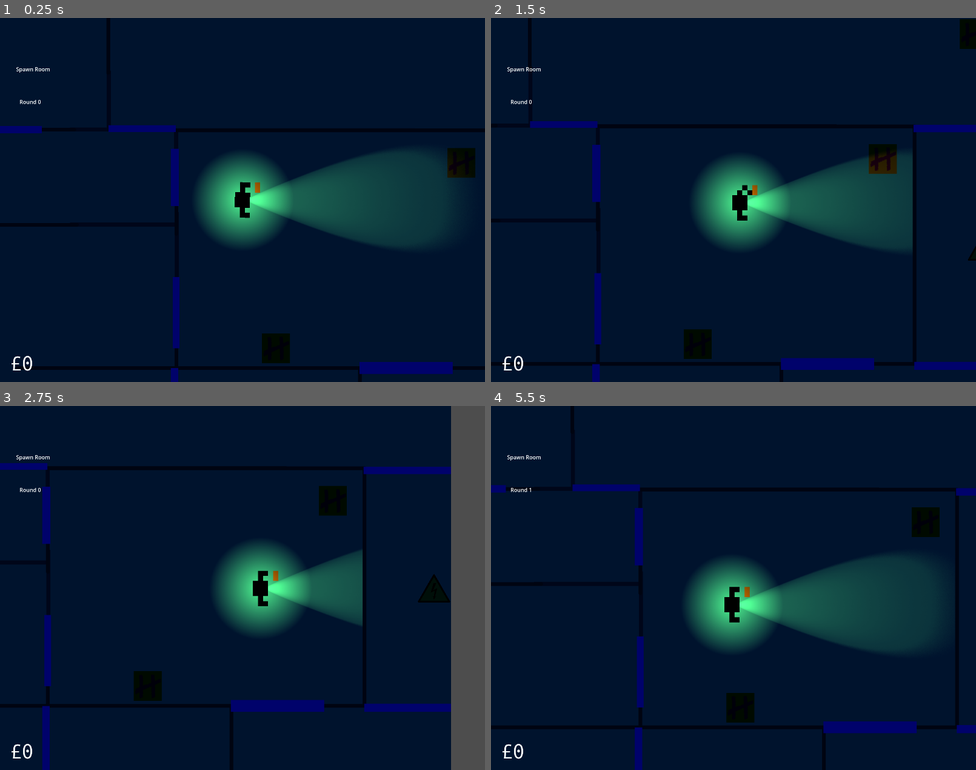
Above: before the commit, frames 1-4 (two rows, left to right).
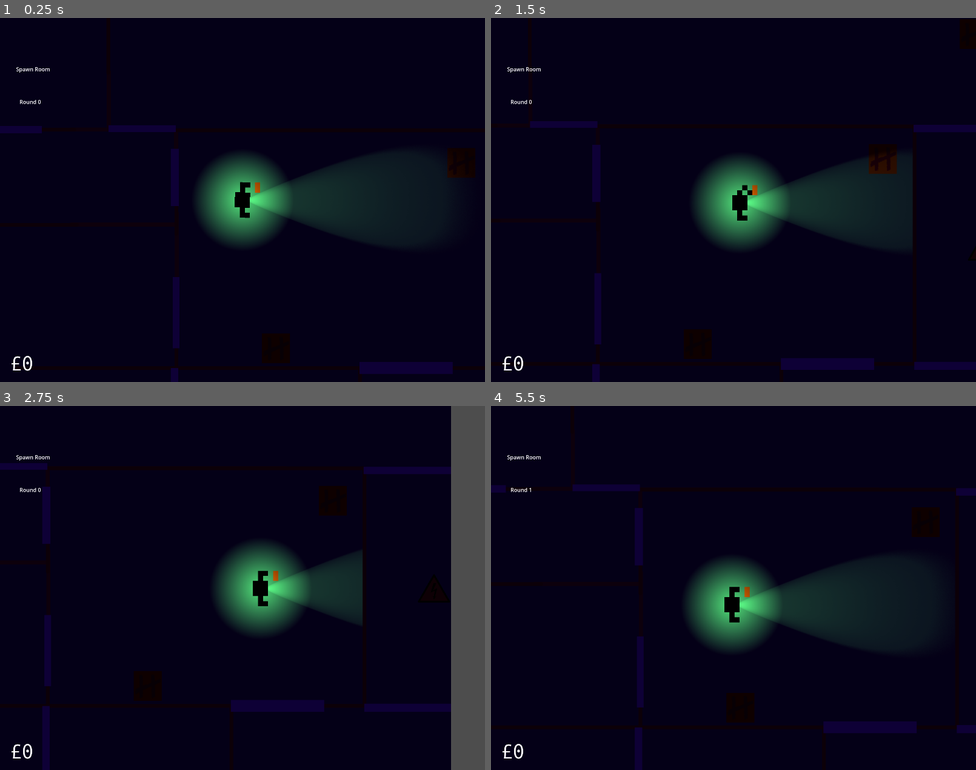
Above: after the commit, the same moments.

Repository: hamzuh/DoubleTap
Game: Godot game, scene res://basescene.tscn
Same seed, same stepped clock (60 frames per second), same inputs: the game is played once before the commit and once after it.
Inputs (mouse positions are in pixels of both pictures, inside the frame that each line leads up to):
- Up to frame 1 (0.25 s): no input
- Up to frame 2 (1.5 s): tap Enter (ui_accept) at 0.5, 0.77 s; move the mouse to (840, 181) at 0.52 s; hold Right (ui_right) 0.53-1.28 s; right-click (840, 181) at 0.6 s; move the mouse to (636, 218) at 1.27 s; hold Down (ui_down) from 1.28 s (still down); click (636, 218) at 1.35 s
- Up to frame 3 (2.75 s): tap Enter (ui_accept) at 1.52 s; move the mouse to (291, 507) at 2.02 s; release Down (ui_down) at 2.03 s; hold Right (ui_right) from 2.03 s (still down); right-click (291, 507) at 2.1 s
- Up to frame 4 (5.5 s): move the mouse to (709, 660) at 2.77 s; release Right (ui_right) at 2.78 s; hold Up (ui_up) 2.78-3.53 s; click (709, 660) at 2.85 s; tap Enter (ui_accept) at 3.02, 3.77, 4.52 s; move the mouse to (879, 642) at 3.52 s; hold Left (ui_left) 3.53-5.03 s; right-click (879, 642) at 3.6 s; move the mouse to (588, 533) at 4.27 s; click (588, 533) at 4.35 s; move the mouse to (757, 588) at 5.02 s; hold Down (ui_down) from 5.03 s (still down); right-click (757, 588) at 5.1 s

The runs differ from the first frame. In frame 1, 9.9% of the frame differs, in the area x 0-97%, y 29-100%; in frame 2, 7.9%; in frame 3, 4.9%; in frame 4, 10%, in the area x 0-100%, y 21-100%.

Commit message:
Added muzzle flash effects and created powerup icons.

Diff:
--- a/Entities/Weapon.tscn
+++ b/Entities/Weapon.tscn
@@ -1,6 +1,8 @@
 [gd_scene format=3 uid="uid://d0360nvb08v21"]
 
 [ext_resource type="Script" uid="uid://c6itfcxidb1f5" path="res://Scripts/Weapons/weapon.gd" id="1_6b18g"]
+[ext_resource type="Texture2D" uid="uid://32sdif37gyra" path="res://Art/Light Textures/muzzlesprite.png" id="2_al4sa"]
+[ext_resource type="Texture2D" uid="uid://bnecif6n6mweb" path="res://Art/Light Textures/crazybigflash.png" id="2_gfs5o"]
 
 [sub_resource type="Curve" id="Curve_6b18g"]
 _data = [Vector2(0, 0.54706186), 0.0, 0.0, 0, 0, Vector2(1, 1), 0.0, 0.0, 0, 0]
@@ -8,7 +10,7 @@
 
 [sub_resource type="Gradient" id="Gradient_6b18g"]
 offsets = PackedFloat32Array(0, 0.176, 0.984)
-colors = PackedColorArray(1, 0.4862745, 0, 0, 0.9319993, 0.51266694, 2.3102762e-06, 1, 0.9999998, 0.8988454, 0.44170848, 1)
+colors = PackedColorArray(1, 0.4862745, 0, 0, 0.9319993, 0.51266694, 2.3102762e-06, 1, 0.9999992, 0.8763654, 0.28161183, 1)
 
 [node name="Weapon" type="Node2D" unique_id=62659546]
 script = ExtResource("1_6b18g")
@@ -28,3 +30,22 @@
 gradient = SubResource("Gradient_6b18g")
 begin_cap_mode = 2
 end_cap_mode = 2
+
+[node name="Muzzle" type="Node2D" parent="." unique_id=1736208642]
+
+[node name="MuzzleSprite" type="Sprite2D" parent="Muzzle" unique_id=1914110987]
+z_index = -1
+position = Vector2(70, 0)
+texture = ExtResource("2_al4sa")
+
+[node name="MuzzleFlash" type="PointLight2D" parent="Muzzle" unique_id=387861473]
+color = Color(1, 0.7607843, 0, 1)
+energy = 1.66
+shadow_enabled = true
+texture = ExtResource("2_gfs5o")
+offset = Vector2(370, 0)
+
+[node name="AudioStreamPlayer2D" type="AudioStreamPlayer2D" parent="." unique_id=1521119055]
+volume_db = -12.822
+max_polyphony = 5
+bus = &"Weapons"
--- a/Entities/followerenemy.tscn
+++ b/Entities/followerenemy.tscn
@@ -5,6 +5,10 @@
 
 [sub_resource type="CircleShape2D" id="CircleShape2D_7upyn"]
 radius = 17.0
+
+[sub_resource type="OccluderPolygon2D" id="OccluderPolygon2D_swvey"]
+cull_mode = 1
+polygon = PackedVector2Array(-18, -18, -18, 18, 18, 18, 18, -18)
 
 [node name="Enemy" type="CharacterBody2D" unique_id=1914469750 groups=["Enemy"]]
 z_index = 2
@@ -23,4 +27,7 @@
 wait_time = 0.2
 autostart = true
 
+[node name="LightOccluder2D" type="LightOccluder2D" parent="." unique_id=1474520109]
+occluder = SubResource("OccluderPolygon2D_swvey")
+
 [connection signal="timeout" from="Timer" to="." method="_on_timer_timeout"]
--- a/Entities/player.tscn
+++ b/Entities/player.tscn
@@ -200,6 +200,7 @@
 texture_scale = 1.2
 
 [node name="Flashlight" type="PointLight2D" parent="." unique_id=902210503]
+energy = 0.67
 shadow_enabled = true
 texture = ExtResource("28_jcafi")
 offset = Vector2(380, -6)
--- a/Scripts/Weapons/Guns/Pistol.tres
+++ b/Scripts/Weapons/Guns/Pistol.tres
@@ -1,6 +1,7 @@
 [gd_resource type="Resource" script_class="WeaponStat" format=3 uid="uid://vkl1ec0pkve3"]
 
 [ext_resource type="Script" uid="uid://cuw8gyyfc3ugm" path="res://Scripts/Weapons/WeaponStat.gd" id="1_d3o64"]
+[ext_resource type="AudioStream" uid="uid://c1n4thfdr214k" path="res://Audio/Weapons/Pistol/pistol_fire1.wav" id="1_d8tw1"]
 [ext_resource type="Texture2D" uid="uid://l2qte2qd7q3b" path="res://Art/Weapons/Pistol/pistol.png" id="2_0ww15"]
 
 [resource]
@@ -11,4 +12,5 @@
 damage = 25.0
 knockback = 150.0
 texture = ExtResource("2_0ww15")
+fireSFX = Array[AudioStream]([ExtResource("1_d8tw1")])
 metadata/_custom_type_script = "uid://cuw8gyyfc3ugm"
--- a/Scripts/Weapons/Guns/SMG.tres
+++ b/Scripts/Weapons/Guns/SMG.tres
@@ -1,7 +1,10 @@
 [gd_resource type="Resource" script_class="WeaponStat" format=3 uid="uid://dxlqrikk4xf35"]
 
+[ext_resource type="AudioStream" uid="uid://dwdu2p0tr3kg7" path="res://Audio/Weapons/SMG/mac10_01.wav" id="1_8pjg1"]
 [ext_resource type="Script" uid="uid://cuw8gyyfc3ugm" path="res://Scripts/Weapons/WeaponStat.gd" id="1_8ujca"]
+[ext_resource type="AudioStream" uid="uid://85gl7ncgqta1" path="res://Audio/Weapons/SMG/mac10_02.wav" id="2_2i05l"]
 [ext_resource type="Texture2D" uid="uid://l2qte2qd7q3b" path="res://Art/Weapons/Pistol/pistol.png" id="2_ubfou"]
+[ext_resource type="AudioStream" uid="uid://ot7ssxudrpas" path="res://Audio/Weapons/SMG/mac10_03.wav" id="3_e2eum"]
 
 [resource]
 script = ExtResource("1_8ujca")
@@ -12,4 +15,5 @@
 damage = 10.0
 knockback = 100.0
 texture = ExtResource("2_ubfou")
+fireSFX = Array[AudioStream]([ExtResource("1_8pjg1"), ExtResource("2_2i05l"), ExtResource("3_e2eum")])
 metadata/_custom_type_script = "uid://cuw8gyyfc3ugm"
--- a/Scripts/Weapons/WeaponStat.gd
+++ b/Scripts/Weapons/WeaponStat.gd
@@ -8,3 +8,4 @@
 @export var knockback: float
 
 @export var texture: Texture2D
+@export var fireSFX: Array[AudioStream]
--- a/Scripts/Weapons/weapon.gd
+++ b/Scripts/Weapons/weapon.gd
@@ -1,4 +1,6 @@
 class_name Weapon extends Node2D
+
+@onready var audioPlayer = $AudioStreamPlayer2D
 
 @onready var loadout: Array = [load("res://Scripts/Weapons/Guns/Pistol.tres"), load("res://Scripts/Weapons/Guns/SMG.tres")]
 @onready var currentWeapon = 0
@@ -9,6 +11,7 @@
 @onready var ray: RayCast2D = $RayCast2D
 
 @onready var tracer: Line2D = $Line2D
+@onready var muzzleFlash = $Muzzle
 var tracerCooldown: float
 
 var spread: float
@@ -18,6 +21,8 @@
 var damage: float
 var knockback: float
 var cooldown: float = 0
+var sfx: Array[AudioStream]
+
 var triggerHeld: bool = false
 
 func _ready() -> void:
@@ -29,8 +34,10 @@
 	spread = stats.spread
 	automatic = stats.automatic
 	sprite.texture = stats.texture
+	sfx = stats.fireSFX
 
 	tracer.visible = false
+	muzzleFlash.visible = false
 
 	ray.target_position = Vector2(1000, 0)
 
@@ -41,9 +48,12 @@
 		tracerCooldown -= delta
 	else:
 		tracer.visible = false
+		muzzleFlash.visible = false
 
 func fire():
 	if canFire():
+		audioPlayer.stream = sfx.pick_random()
+		audioPlayer.play()
 		ray.target_position = Vector2(1000, 0).rotated(randf_range(-PI/2, PI/2) * spread)
 		if ray.is_colliding():
 			if ray.get_collider().is_in_group("Enemy"):
@@ -53,6 +63,7 @@
 			tracer.set_point_position(1, to_local(ray.get_collision_point()))
 		else:
 			tracer.set_point_position(1, ray.target_position)
+		muzzleFlash.visible = true
 		tracer.visible = true
 		tracerCooldown = 0.02
 		cooldown = firerate
@@ -82,3 +93,4 @@
 	spread = stats.spread
 	automatic = stats.automatic
 	sprite.texture = stats.texture
+	sfx = stats.fireSFX
--- a/Scripts/followerEnemy.gd
+++ b/Scripts/followerEnemy.gd
@@ -4,6 +4,7 @@
 @onready var Level = get_parent().get_Level()
 @onready var navigation_agent: NavigationAgent2D = $NavigationAgent2D
 @onready var sprite = $Sprite2D
+@onready var occluder = $LightOccluder2D
 @onready var navtimer = $Timer
 
 # Base stats
@@ -56,6 +57,7 @@
 		return
 	#sprite.rotation = velocity.angle()
 	sprite.rotation = lerp_angle(sprite.rotation, velocity.angle(), 0.08)
+	occluder.rotation = sprite.rotation
 
 	if position.distance_to(Player.position) >= 1000:
 		navtimer.wait_time = 0.5
--- a/basescene.tscn
+++ b/basescene.tscn
@@ -3,6 +3,7 @@
 [ext_resource type="PackedScene" uid="uid://bccv1ywb5dh7s" path="res://Entities/player.tscn" id="1_3dglx"]
 [ext_resource type="Script" uid="uid://c0tbq3yiqqsk5" path="res://Scripts/basescene.gd" id="1_jgno3"]
 [ext_resource type="PackedScene" uid="uid://2vtemamcqq6h" path="res://level1.tscn" id="3_j7xdm"]
+[ext_resource type="AudioStream" uid="uid://bxwihds4w2l86" path="res://Audio/Music/wesker.mp3" id="5_nl2ee"]
 [ext_resource type="PackedScene" uid="uid://ch8hesqmfncmk" path="res://Misc/HUD.tscn" id="5_nut14"]
 
 [node name="Main" type="Node" unique_id=612323886]
@@ -23,7 +24,12 @@
 autostart = true
 
 [node name="CanvasModulate" type="CanvasModulate" parent="." unique_id=737703000]
-color = Color(0.0012582822, 0.08109655, 0.44087213, 1)
+color = Color(0.056745008, 3.102027e-05, 0.2217564, 1)
+
+[node name="AudioStreamPlayer" type="AudioStreamPlayer" parent="." unique_id=1816864950]
+stream = ExtResource("5_nl2ee")
+volume_db = -3.424
+autoplay = true
 
 [connection signal="round_end" from="." to="." method="_on_round_end"]
 [connection signal="round_start" from="." to="HUD" method="_on_main_round_start"]
--- /dev/null
+++ b/default_bus_layout.tres
@@ -0,0 +1,18 @@
+[gd_resource type="AudioBusLayout" format=3 uid="uid://le67uakjy4xq"]
+
+[sub_resource type="AudioEffectReverb" id="AudioEffectReverb_j3pel"]
+resource_name = "Reverb"
+room_size = 0.56
+damping = 0.55
+spread = 0.82
+wet = 0.4
+
+[resource]
+bus/1/name = &"Weapons"
+bus/1/solo = false
+bus/1/mute = false
+bus/1/bypass_fx = false
+bus/1/volume_db = 0.0
+bus/1/send = &"Master"
+bus/1/effect/0/effect = SubResource("AudioEffectReverb_j3pel")
+bus/1/effect/0/enabled = true
--- a/level1.tscn
+++ b/level1.tscn
@@ -64,8 +64,8 @@
 size = Vector2(477, 11)
 
 [sub_resource type="NavigationPolygon" id="NavigationPolygon_jwv3a"]
-vertices = PackedVector2Array(361.5, 721.4531, 336.89063, 722.5469, 335.04688, 533.6719, 352.0703, 533.53125, 285, 509.78906, 285, 517.8828, -175.04688, 516.5, -175.03125, 509.03125, 727.4219, 510.52344, 726.9531, 517.28906, 678.71875, 516.3906, 678.34375, 510.4297, -210.07813, 481.77344, -213.42188, 463.1875, -210, 463.04688, -210, 488.6875, -675.64844, 515.02344, -677.2969, 490.78906, -231, 489.28125, -231, 516.35156, 657.02344, 490.39844, 613, 490.3203, 613, 487, 656.8125, 487, 349.8828, 489.89063, 305, 489.8203, 305, 486.92188, 349.71094, 486.5625, 754.46875, 477.8672, 751, 477.89844, 751, 143.34375, -156.39844, -127.60156, -164.3125, -178, 713.0703, -178, 717.9219, 467, 368.52344, 462.03906, -159.95313, 460.03906, -154.92188, 409.65625, -175.35156, 410.28125, -176.71094, 256, -158.07031, 256, -177.84375, -30.578125, -179.64844, -126.359375, -155.92969, -29.523438, 675.35156, 463.92188, 368.72656, 466.39063, 675.5625, 467, -219, 432.21875, -219.1 …(146 unchanged characters)…
-polygons = Array[PackedInt32Array]([PackedInt32Array(0, 1, 2 …(404 unchanged characters)…  38, 39, 40), PackedInt32Array(41, 42, 31, 43), PackedInt32Array(43, 31, 34), PackedInt32Array(40, 43, 34, 44), PackedInt32Array(44, 45, 35), PackedInt32Array(34, 46, 44), PackedInt32Array(40, 44, 35, 37), PackedInt32Array(47, 48, 49), …(95 unchanged characters)…
+vertices = PackedVector2Array(361.92188, 721.4297, 336.89063, 722.5469, 335.04688, 533.6719, 360.46094, 533.46875, 285, 509.78906, 285, 517.8828, -175.04688, 516.5, -175.03125, 509.03125, 727.4219, 510.52344, 726.9531, 517.28906, 678.71875, 516.3906, 678.34375, 510.4297, -210.07813, 481.77344, -213.42188, 463.1875, -210, 463.04688, -210, 488.6875, -675.64844, 515.02344, -677.2969, 490.78906, -231, 489.28125, -231, 516.35156, 657.02344, 490.39844, 613, 490.3203, 613, 487, 656.8125, 487, 360.1172, 489.90625, 305, 489.8203, 305, 486.90625, 360.09375, 486.46875, 754.46875, 477.8672, 751, 477.89844, 751, 143.34375, -156.39844, -127.60156, -164.3125, -178, 713.0703, -178, 717.9219, 467, 379.9375, 463.04688, -159.95313, 460.0625, -154.92188, 409.65625, -175.35156, 410.28125, -176.71094, 256, -158.07031, 256, 675.35156, 463.92188, 379.95313, 466.29688, -177.84375, -30.578125, -179.64844, -126.359375, -155.92969, -29.523438, 675.5625, 467, -219, 432.21875, -219.1 …(146 unchanged characters)…
+polygons = Array[PackedInt32Array]([PackedInt32Array(0, 1, 2 …(404 unchanged characters)…  38, 39, 40), PackedInt32Array(41, 42, 35), PackedInt32Array(43, 44, 31, 45), PackedInt32Array(45, 31, 34), PackedInt32Array(40, 45, 34, 41), PackedInt32Array(34, 46, 41), PackedInt32Array(40, 41, 35, 37), PackedInt32Array(47, 48, 49), …(95 unchanged characters)…
 outlines = Array[PackedVector2Array]([PackedVector2Array(-1001, -1001, -423, -1012, -426, -231, -620, -235, -618, -176, …(264 unchanged characters)…
 
 [sub_resource type="RectangleShape2D" id="RectangleShape2D_6e4cv"]
@@ -261,7 +261,7 @@
 
 [node name="Polygon2D2" type="Polygon2D" parent="NavigationRegion2D" unique_id=771998284]
 visible = false
-polygon = PackedVector2Array(-688, 481, -685, 525, 325, 528, 327, 733, 372, 731, 359, 472, -171, 470, -166, 420, -231, 422, -222, 472)
+polygon = PackedVector2Array(-688, 481, -685, 525, 325, 528, 327, 733, 372, 731, 370, 473, -171, 470, -166, 420, -231, 422, -222, 472)
 
 [node name="Polygon2D3" type="Polygon2D" parent="NavigationRegion2D" unique_id=934006932]
 visible = false
Binary file added: Art/Light Textures/crazybigflash.png
Not shown, added: Art/Light Textures/crazybigflash.png.import
Binary file added: Art/Light Textures/muzzleflash.png
Not shown, added: Art/Light Textures/muzzleflash.png.import
Binary file added: Art/Light Textures/muzzlesprite.png
Not shown, added: Art/Light Textures/muzzlesprite.png.import
Binary file added: Art/Light Textures/shot.png
Not shown, added: Art/Light Textures/shot.png.import
Binary file added: Art/Powerups/doublepoints.png
Not shown, added: Art/Powerups/doublepoints.png.import
Binary file added: Art/Powerups/firesale.png
Not shown, added: Art/Powerups/firesale.png.import
(and 27 more such lines)
